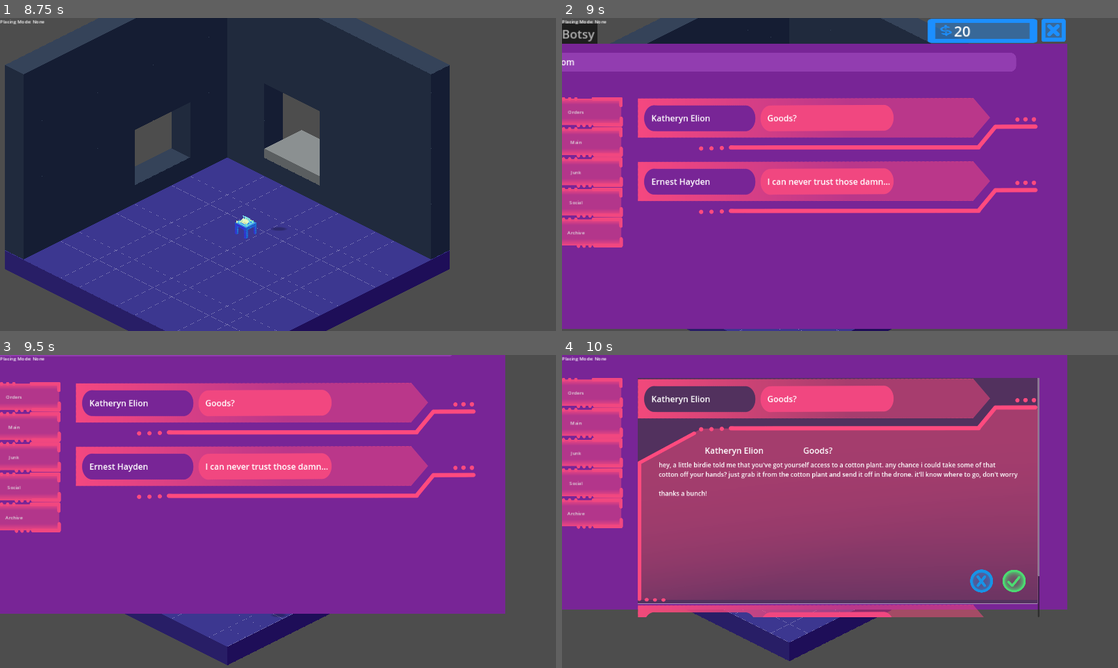
Above: before the commit, frames 1-4 (two rows, left to right).
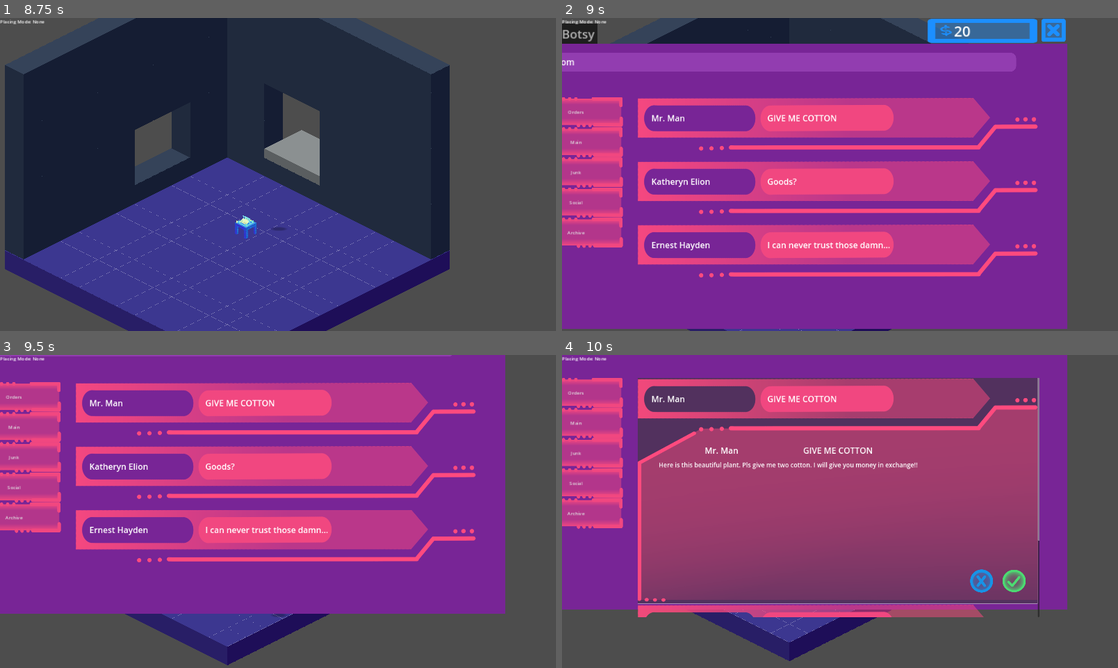
Above: after the commit, the same moments.

Repository: kaelynfmp/HearthLight
Game: Godot game, scene res://scenes/menu/main_menu.tscn
Two runs of this game, one before a commit and one after it. Both use one fixed random seed, a clock stepped at 60 frames per second and the inputs below.
Inputs (mouse positions are in pixels of both pictures, inside the frame that each line leads up to):
- Up to frame 1 (8.75 s): click "Start" at 0.5 s; tap Enter (ui_accept) at 1.25, 2, 2.75, 4.25, 5, 5.75, 7.52 s; drag from (55, 24) to (333, 105) at 1.27 s; drag from (355, 124) to (250, 237) at 2.02 s; move the mouse to (333, 105) at 2.77 s; hold D (move_right) 2.78-3.5 s; tap 1 (toggle_placing_mode) at 2.85, 7.35 s; drag from (250, 237) to (111, 127) at 3.52 s; drag from (244, 230) to (305, 174) at 4.27 s; drag from (111, 127) to (194, 96) at 5.02 s; move the mouse to (305, 174) at 5.77 s; hold S (move_down) 5.78-6.5 s; hold Shift (modifier) 5.78-6.5 s; click (305, 174) at 5.92 s; drag from (194, 96) to (166, 190) at 6.52 s; move the mouse to (400, 158) at 7.27 s; hold W (move_up) 7.28-8 s; drag from (166, 190) to (250, 237) at 8.02 s
- Up to frame 2 (9 s): move the mouse to (895, 105) at 8.77 s; hold S (move_down) from 8.78 s (still down); tap C (toggle_computer) at 8.85 s
- Up to frame 3 (9.5 s): keep holding S (move_down)
- Up to frame 4 (10 s): release S (move_down) at 9.5 s; click "Katheryn Elion" (after the commit: "Mr. Man") at 9.5 s

Frame 1 is identical in both runs. In frame 2, 8.0% of the frame differs, in the area x 13-86%, y 30-83%; in frame 3, 7.9%; in frame 4, 1.8%.

Commit message:
Tutorial Orders

Diff:
--- /dev/null
+++ b/resources/emails/dustforsieve.tres
@@ -0,0 +1,16 @@
+[gd_resource type="Resource" script_class="Email" load_steps=3 format=3 uid="uid://cdwmg5cnw3msy"]
+
+[ext_resource type="Script" path="res://scripts/resources/email.gd" id="1_7tvhl"]
+[ext_resource type="Resource" uid="uid://bj1l5sln7j83t" path="res://resources/orders/dustforsieveorder.tres" id="1_lv5kb"]
+
+[resource]
+script = ExtResource("1_7tvhl")
+sender = "Jon"
+subject = "Need a sieve?"
+contents = "I need some dust. Pronto. Quick. I'll give you a sieve for your hard work."
+category = "main"
+day = 2
+hour = 22
+minute = 0
+is_read = false
+attached_order = ExtResource("1_lv5kb")
--- /dev/null
+++ b/resources/emails/fabricforgrinder.tres
@@ -0,0 +1,16 @@
+[gd_resource type="Resource" script_class="Email" load_steps=3 format=3 uid="uid://dynvawdp111sl"]
+
+[ext_resource type="Script" path="res://scripts/resources/email.gd" id="1_jvolh"]
+[ext_resource type="Resource" uid="uid://caa34u6h1gre6" path="res://resources/orders/fabricforgrinderorder.tres" id="1_kymxr"]
+
+[resource]
+script = ExtResource("1_jvolh")
+sender = "James"
+subject = "I need some fabric!"
+contents = "I need some fabric for my new shirt. I'll even give you a grinder in exchange!"
+category = "main"
+day = 2
+hour = 18
+minute = 0
+is_read = false
+attached_order = ExtResource("1_kymxr")
--- /dev/null
+++ b/resources/emails/givecottonforwheel.tres
@@ -0,0 +1,16 @@
+[gd_resource type="Resource" script_class="Email" load_steps=3 format=3 uid="uid://bh4dl6b28jmhc"]
+
+[ext_resource type="Resource" uid="uid://ypmrp0dkke3k" path="res://resources/orders/cottonforwheelorder.tres" id="1_h377p"]
+[ext_resource type="Script" path="res://scripts/resources/email.gd" id="1_shk4p"]
+
+[resource]
+script = ExtResource("1_shk4p")
+sender = "Jenna Johnson"
+subject = "Want a wheel?"
+contents = "I will give you a spinning wheel in exchange for some cotton!"
+category = "main"
+day = 2
+hour = 8
+minute = 0
+is_read = false
+attached_order = ExtResource("1_h377p")
--- /dev/null
+++ b/resources/emails/givemecotton.tres
@@ -0,0 +1,16 @@
+[gd_resource type="Resource" script_class="Email" load_steps=3 format=3 uid="uid://bdx2t3dv5g13v"]
+
+[ext_resource type="Resource" uid="uid://qb8be8t0k142" path="res://resources/orders/giveplanttakecottonorder.tres" id="1_5ug2y"]
+[ext_resource type="Script" path="res://scripts/resources/email.gd" id="1_c2s2k"]
+
+[resource]
+script = ExtResource("1_c2s2k")
+sender = "Mr. Man"
+subject = "GIVE ME COTTON"
+contents = "Here is this beautiful plant. Pls give me two cotton. I will give you money in exchange!!"
+category = "main"
+day = 1
+hour = 8
+minute = 0
+is_read = false
+attached_order = ExtResource("1_5ug2y")
--- /dev/null
+++ b/resources/emails/metalformoney.tres
@@ -0,0 +1,16 @@
+[gd_resource type="Resource" script_class="Email" load_steps=3 format=3 uid="uid://dmneq4jdepfsq"]
+
+[ext_resource type="Script" path="res://scripts/resources/email.gd" id="1_0hjw5"]
+[ext_resource type="Resource" uid="uid://7c34mxd5jua7" path="res://resources/orders/metalformoneyorder.tres" id="1_ns5xo"]
+
+[resource]
+script = ExtResource("1_0hjw5")
+sender = "Sir Billionaire"
+subject = "I need metal. NOW."
+contents = "I don't care. Get it to me. If you do, I'll give you $9999 dollars. Or don't. Your choice, I guess."
+category = "main"
+day = 3
+hour = 16
+minute = 0
+is_read = false
+attached_order = ExtResource("1_ns5xo")
--- /dev/null
+++ b/resources/emails/oreforstove.tres
@@ -0,0 +1,16 @@
+[gd_resource type="Resource" script_class="Email" load_steps=3 format=3 uid="uid://r3prgkwmqlck"]
+
+[ext_resource type="Script" path="res://scripts/resources/email.gd" id="1_fr4g4"]
+[ext_resource type="Resource" uid="uid://cj4g8hp2eg7tg" path="res://resources/orders/oreforstoveorder.tres" id="1_o7yho"]
+
+[resource]
+script = ExtResource("1_fr4g4")
+sender = "Arnold"
+subject = "Every good house has a stove!"
+contents = "I predict you are in need of one. I'm looking for some ore to use on my stove. I'll give you one of my extra stoves in exchange!"
+category = "main"
+day = 3
+hour = 10
+minute = 0
+is_read = false
+attached_order = ExtResource("1_o7yho")
--- /dev/null
+++ b/resources/orders/cottonforwheelorder.tres
@@ -0,0 +1,16 @@
+[gd_resource type="Resource" script_class="Order" load_steps=4 format=3 uid="uid://ypmrp0dkke3k"]
+
+[ext_resource type="Resource" uid="uid://c82decsqfayei" path="res://resources/items/cotton.tres" id="1_8lfe2"]
+[ext_resource type="Resource" path="res://resources/items/wheel_item.tres" id="2_moij3"]
+[ext_resource type="Script" path="res://scripts/resources/order.gd" id="3_67nam"]
+
+[resource]
+script = ExtResource("3_67nam")
+order_id = 1
+given_items = Array[Resource]([])
+given_quantities = Array[int]([])
+required_items = Array[Resource]([ExtResource("1_8lfe2")])
+required_quantities = Array[int]([1])
+currency_reward = 50
+rewards = Array[Resource]([ExtResource("2_moij3")])
+rewards_quantities = Array[int]([1])
--- /dev/null
+++ b/resources/orders/dustforsieveorder.tres
@@ -0,0 +1,16 @@
+[gd_resource type="Resource" script_class="Order" load_steps=4 format=3 uid="uid://bj1l5sln7j83t"]
+
+[ext_resource type="Resource" uid="uid://lxvyxcteq6eq" path="res://resources/items/dust.tres" id="1_gegmm"]
+[ext_resource type="Resource" path="res://resources/items/sieve_item.tres" id="2_ons3k"]
+[ext_resource type="Script" path="res://scripts/resources/order.gd" id="3_dl1y1"]
+
+[resource]
+script = ExtResource("3_dl1y1")
+order_id = 1
+given_items = Array[Resource]([])
+given_quantities = Array[int]([])
+required_items = Array[Resource]([ExtResource("1_gegmm")])
+required_quantities = Array[int]([1])
+currency_reward = 50
+rewards = Array[Resource]([ExtResource("2_ons3k")])
+rewards_quantities = Array[int]([1])
--- /dev/null
+++ b/resources/orders/fabricforgrinderorder.tres
@@ -0,0 +1,16 @@
+[gd_resource type="Resource" script_class="Order" load_steps=4 format=3 uid="uid://caa34u6h1gre6"]
+
+[ext_resource type="Resource" uid="uid://cmrx5n40guwlg" path="res://resources/items/fabric.tres" id="1_4bkfd"]
+[ext_resource type="Resource" path="res://resources/items/hand_grinder_item.tres" id="2_77oi1"]
+[ext_resource type="Script" path="res://scripts/resources/order.gd" id="3_mpvpq"]
+
+[resource]
+script = ExtResource("3_mpvpq")
+order_id = 1
+given_items = Array[Resource]([])
+given_quantities = Array[int]([])
+required_items = Array[Resource]([ExtResource("1_4bkfd")])
+required_quantities = Array[int]([1])
+currency_reward = 50
+rewards = Array[Resource]([ExtResource("2_77oi1")])
+rewards_quantities = Array[int]([1])
--- /dev/null
+++ b/resources/orders/giveplanttakecottonorder.tres
@@ -0,0 +1,16 @@
+[gd_resource type="Resource" script_class="Order" load_steps=4 format=3 uid="uid://qb8be8t0k142"]
+
+[ext_resource type="Resource" path="res://resources/items/plant_item.tres" id="1_5ufih"]
+[ext_resource type="Resource" uid="uid://c82decsqfayei" path="res://resources/items/cotton.tres" id="1_jtyt8"]
+[ext_resource type="Script" path="res://scripts/resources/order.gd" id="3_c8j28"]
+
+[resource]
+script = ExtResource("3_c8j28")
+order_id = 1
+given_items = Array[Resource]([ExtResource("1_5ufih")])
+given_quantities = Array[int]([1])
+required_items = Array[Resource]([ExtResource("1_jtyt8")])
+required_quantities = Array[int]([1])
+currency_reward = 50
+rewards = Array[Resource]([])
+rewards_quantities = Array[int]([])
--- /dev/null
+++ b/resources/orders/metalformoneyorder.tres
@@ -0,0 +1,15 @@
+[gd_resource type="Resource" script_class="Order" load_steps=3 format=3 uid="uid://7c34mxd5jua7"]
+
+[ext_resource type="Resource" uid="uid://bgmxpne1d7fis" path="res://resources/items/metal.tres" id="1_oratb"]
+[ext_resource type="Script" path="res://scripts/resources/order.gd" id="3_uflqe"]
+
+[resource]
+script = ExtResource("3_uflqe")
+order_id = 1
+given_items = Array[Resource]([])
+given_quantities = Array[int]([])
+required_items = Array[Resource]([ExtResource("1_oratb")])
+required_quantities = Array[int]([1])
+currency_reward = 9999
+rewards = Array[Resource]([])
+rewards_quantities = Array[int]([])
--- /dev/null
+++ b/resources/orders/oreforstoveorder.tres
@@ -0,0 +1,16 @@
+[gd_resource type="Resource" script_class="Order" load_steps=4 format=3 uid="uid://cj4g8hp2eg7tg"]
+
+[ext_resource type="Resource" uid="uid://gw88mo33lg1c" path="res://resources/items/ore.tres" id="1_7jt8s"]
+[ext_resource type="Script" path="res://scripts/resources/order.gd" id="2_olv2c"]
+[ext_resource type="Resource" path="res://resources/items/wood_stove_item.tres" id="2_vb0rk"]
+
+[resource]
+script = ExtResource("2_olv2c")
+order_id = 1
+given_items = Array[Resource]([])
+given_quantities = Array[int]([])
+required_items = Array[Resource]([ExtResource("1_7jt8s")])
+required_quantities = Array[int]([1])
+currency_reward = 50
+rewards = Array[Resource]([ExtResource("2_vb0rk")])
+rewards_quantities = Array[int]([1])
--- a/scripts/order_manager.gd
+++ b/scripts/order_manager.gd
@@ -43,11 +43,13 @@
 
 	#check fulfillment ability
 	if check_fulfillment_ability(order):
+		#GameManager.add_currency(50)
 		var required_items = order.required_items
 		var required_qtys = order.required_quantities
 		for i in range(len(order.required_items)):
 			remove_items_from_inventory(required_items[i],required_qtys[i])
 		reward_player(order)
+		GameManager.add_currency(50)
 		order.is_completed = true
 	# if true:
 	# remove items
